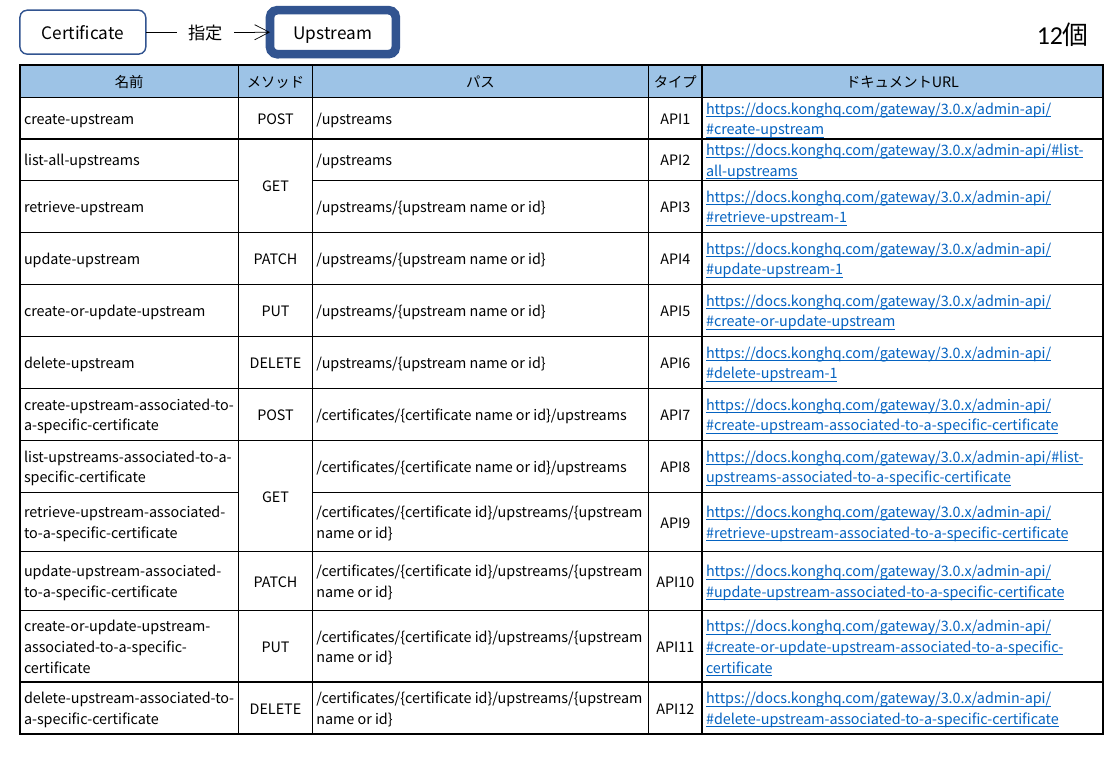
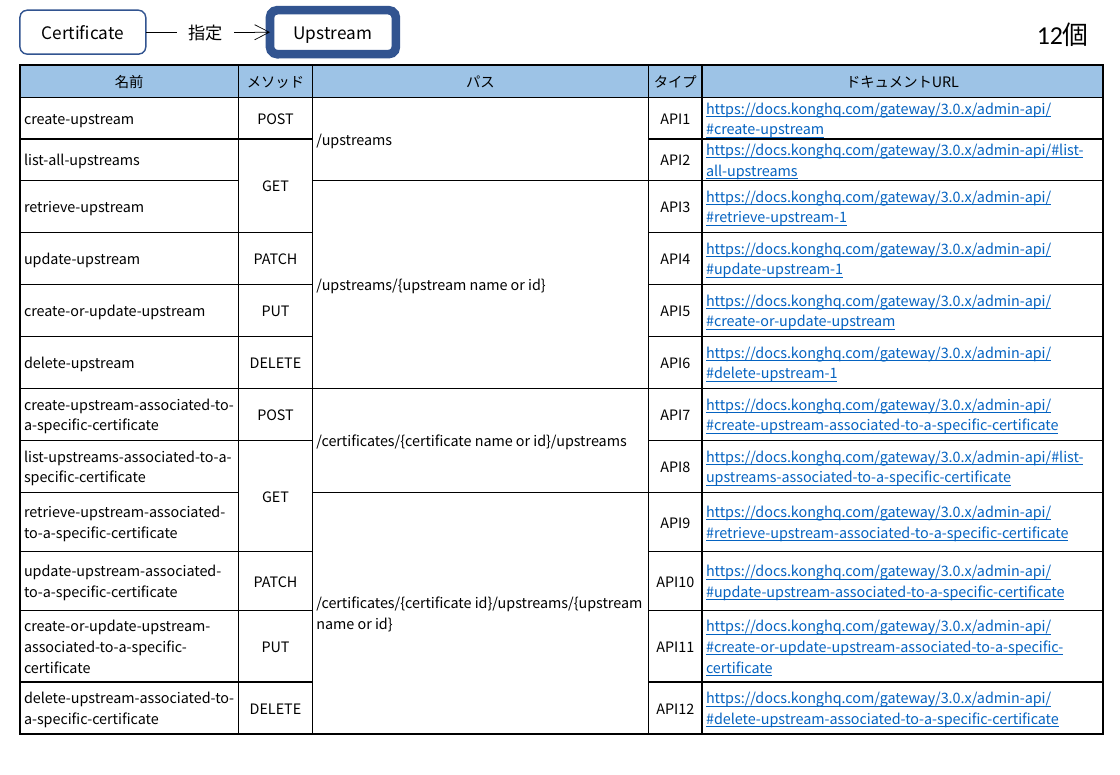
Before and after one commit to david3080/kongadminapi, a slide deck: slide 10 of KongAdminAPI.pptx. Drawn at 1120x775 pixels with LibreOffice and Linux fonts; fonts in the diff are those of the drawing. Boxes give left, top, right and bottom in pixels: in the first picture for what was removed or moved away, otherwise in the second. Text is boxed around its words. In the diff, an @@ line names an element or a change of style, - is before the commit and + after.

```diff
--- a/KongAdminAPI.pptx
+++ b/KongAdminAPI.pptx
@@ table at (20,65,1102,732) @@
-row 3, column 3: /upstreams
+row 3, column 3: 
-row 5, column 3: /upstreams/{upstream name or id}
+row 5, column 3: 
-row 6, column 3: /upstreams/{upstream name or id}
+row 6, column 3: 
-row 7, column 3: /upstreams/{upstream name or id}
+row 7, column 3: 
-row 9, column 3: /certificates/{certificate name or id}/upstreams
+row 9, column 3: 
-row 11, column 3: /certificates/{certificate id}/upstreams/{upstream name or id}
+row 11, column 3: 
-row 12, column 3: /certificates/{certificate id}/upstreams/{upstream name or id}
+row 12, column 3: 
-row 13, column 3: /certificates/{certificate id}/upstreams/{upstream name or id}
+row 13, column 3: 
```
Also in this commit, not shown: 3 other slides changed, 2 other files.
